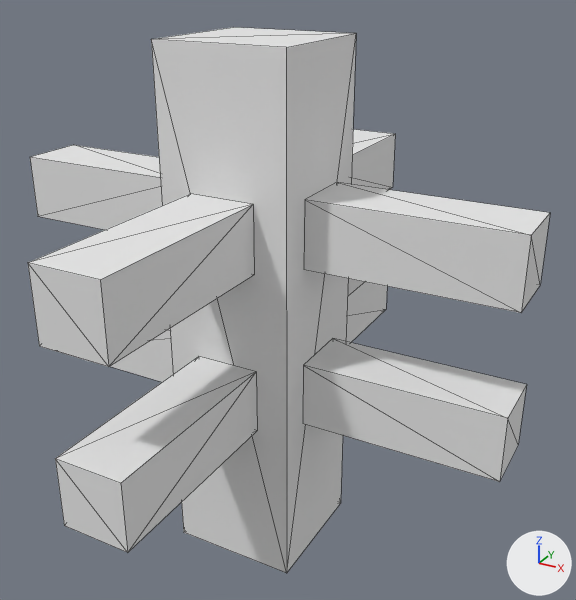
Renders of the glTF model resources/assets/models/fence.glb from each side of a commit.
One viewpoint serves both versions: a 50 mm camera at (0.723, -1.207, 1.133) aimed at (0.042, 0.03, 0.514). The lights are fixed; the arrows at lower right show +X, +Y and +Z. Mesh edges are drawn as thin lines.
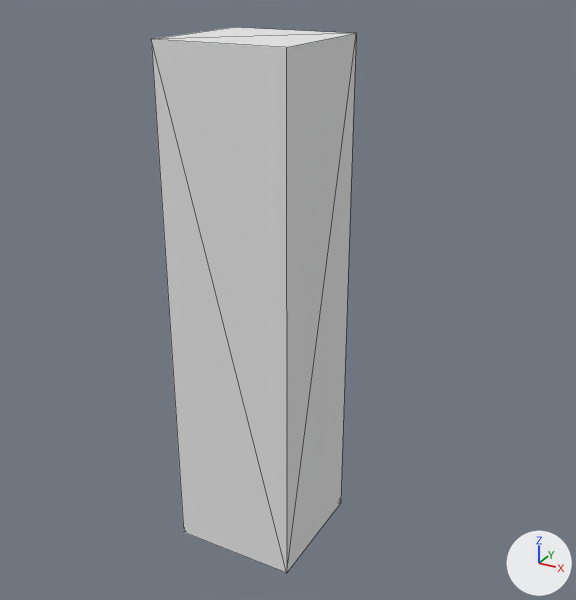
Commit message: fence progress

Changed parts and their boxes [x1, y1, x2, y2] in the pictures (576 x 600 px):
'Mesh_1', deleted
    before: [28, 194, 257, 552]
'Mesh_4', deleted
    before: [303, 182, 550, 482]
'Mesh_3', deleted
    before: [30, 145, 173, 382]
'Mesh_2', deleted
    before: [346, 129, 395, 343]

Edits to the bpy script that builds the scene:
```text
Remove ob_mesh_1:
    ob_mesh_1 = bpy.data.objects.new('Mesh_1', me_mesh_1)
    ob_mesh_1.location = (0.0, 0.0, 0.0)
Remove ob_mesh_2:
    ob_mesh_2 = bpy.data.objects.new('Mesh_2', me_mesh_2)
    ob_mesh_2.location = (0.0, 0.0, 0.0)
Remove ob_mesh_3:
    ob_mesh_3 = bpy.data.objects.new('Mesh_3', me_mesh_3)
    ob_mesh_3.location = (0.0, 0.0, 0.0)
Remove ob_mesh_4:
    ob_mesh_4 = bpy.data.objects.new('Mesh_4', me_mesh_4)
    ob_mesh_4.location = (0.0, 0.0, 0.0)
```
